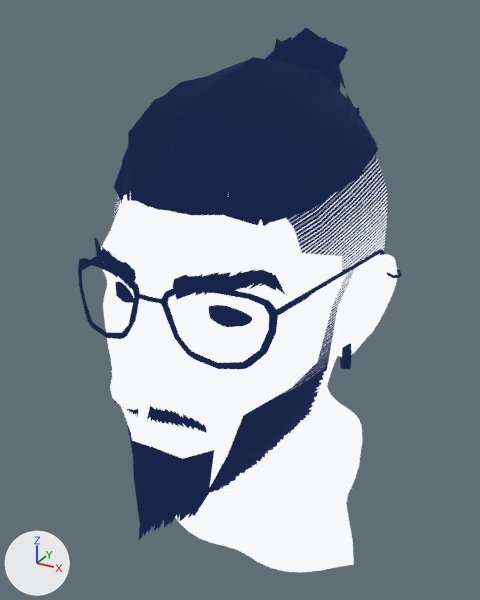
What one commit did to the glTF model src/components/portrait/model.gltf.
Camera for both pictures: a 50 mm camera at (0.0714, -0.1575, 0.0965) aimed at (-0.001, -0.0259, 0.0307). The lights are fixed; the arrows at lower left show +X, +Y and +Z. Where no turn or scale is listed for an object, it has been applied to the vertices. Vertices at the same position are counted once.
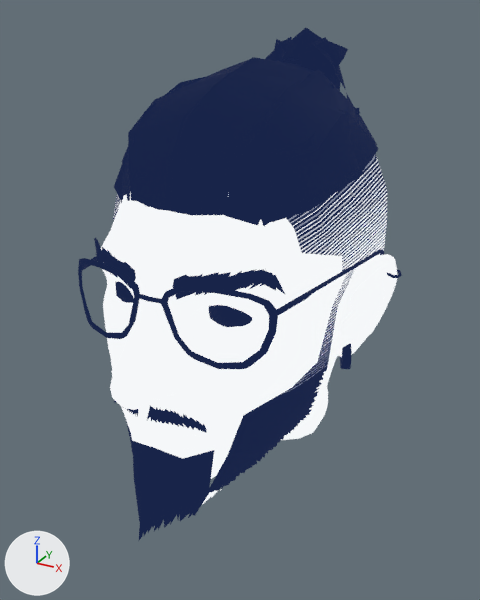
Location of each change, (x1, y1, x2, y2) in pixels of the pictures (480 x 600 px):
'lowpo.004', reshaped
    before: (101, 193, 397, 572)
    after: (101, 193, 397, 479)
part 1 of me_lowpo_004, deleted
    before: (175, 387, 362, 572)

The edits, one by one:
me_lowpo_004 is used by ob_lowpo_004; location (0.0003, -0.0016, -0.044).
me_lowpo_004 had 2996 vertices, 5930 faces and spanned x -0.0347..0.0337, y -0.0728..0.0171, z -0.0023..0.1244.
me_lowpo_004 now has 2718 vertices, 5390 faces and spans x -0.0347..0.0337, y -0.0728..0.0142, z 0.039..0.1244.
Part 1, on me_lowpo_004:
278 vertices are removed from x -0.0328..0.0318, y -0.0422..0.0171, z -0.0023..0.0401.
540 faces are deleted.
